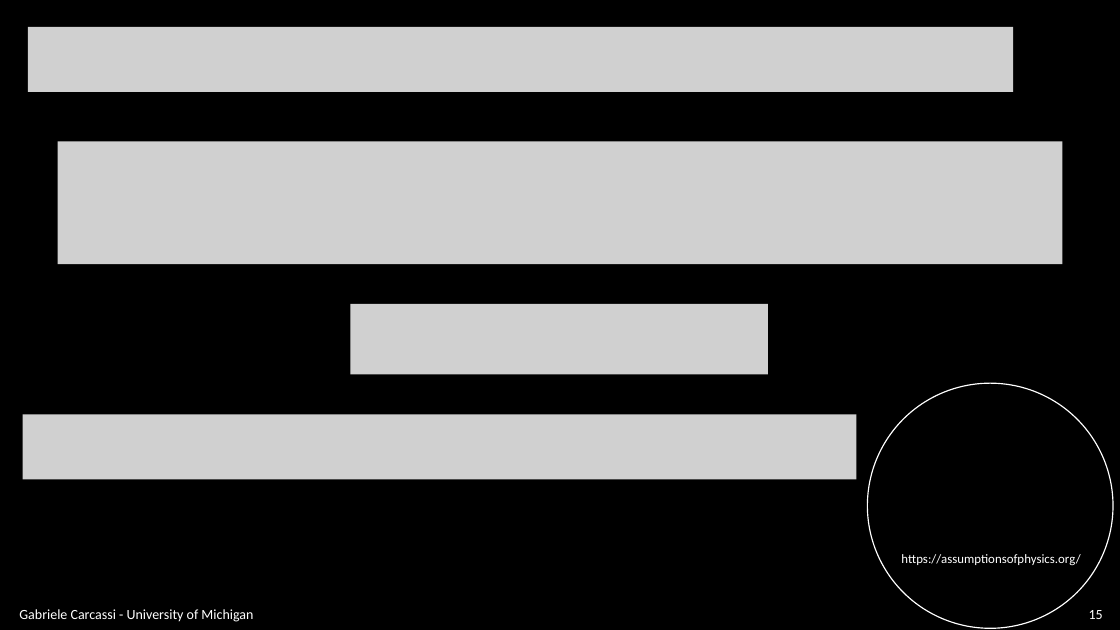
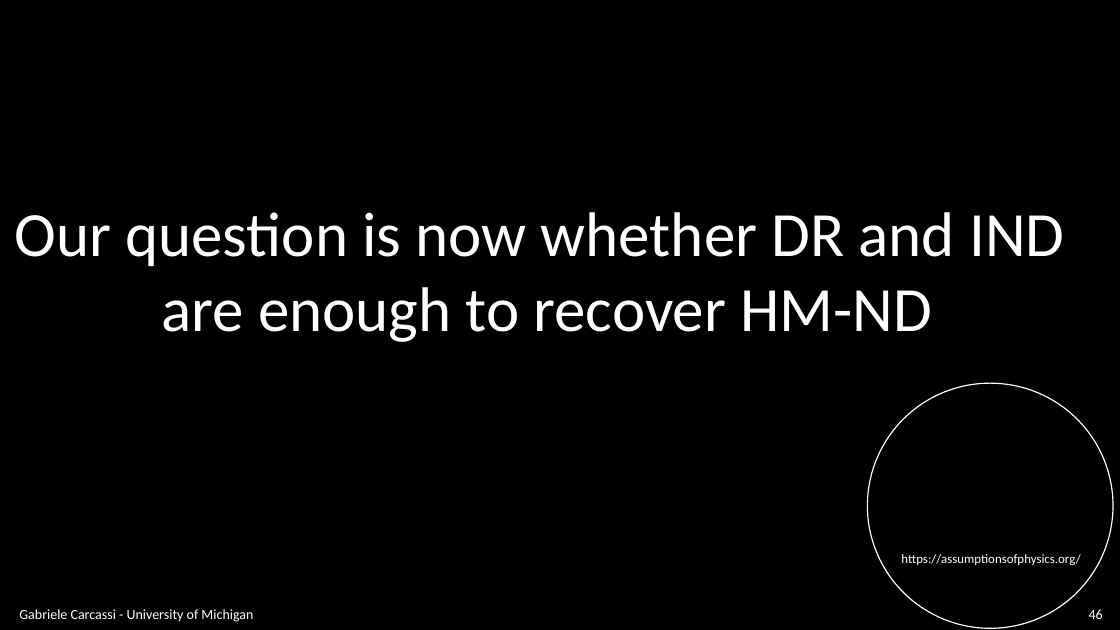
Before and after one commit to assumptionsofphysics/slides, a slide deck: slide 46 of BookCompanions-v2/RP-Class-4.pptx (slide 15 before the commit). Drawn at 1120x630 pixels with LibreOffice and Linux fonts; fonts in the diff are those of the drawing; grey boxes stand for pictures; background and template pictures are left out. Boxes give left, top, right and bottom in pixels: in the first picture for what was removed or moved away, otherwise in the second. Text is boxed around its words. In the diff, an @@ line names an element or a change of style, - is before the commit and + after.

```diff
--- a/BookCompanions-v2/RP-Class-4.pptx
+++ b/BookCompanions-v2/RP-Class-4.pptx
@@ picture removed at box(28, 27, 1013, 92) @@
@@ picture removed at box(58, 141, 1063, 264) @@
@@ text added at box(14, 212, 1064, 342), 54 pt, text #FFFFFF @@
+Our question is now whether DR and IND
+are enough to recover HM-ND
@@ picture removed at box(350, 304, 768, 375) @@
@@ picture removed at box(23, 414, 857, 479) @@
@@ page number at box(1089, 609, 1103, 619): text changed @@
-15
+46
```
Also in this commit, not shown: 19 other slides changed, 10 slides added, 4 slides removed.
